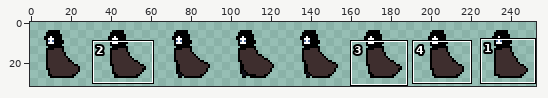
Sprite sheet, stored at godot-game/test_sprites/AssassinIdle-SheetLEFT.png. The picture above shows the old version from afar; the outline marks the close-up.
Close-up. First the earlier version:
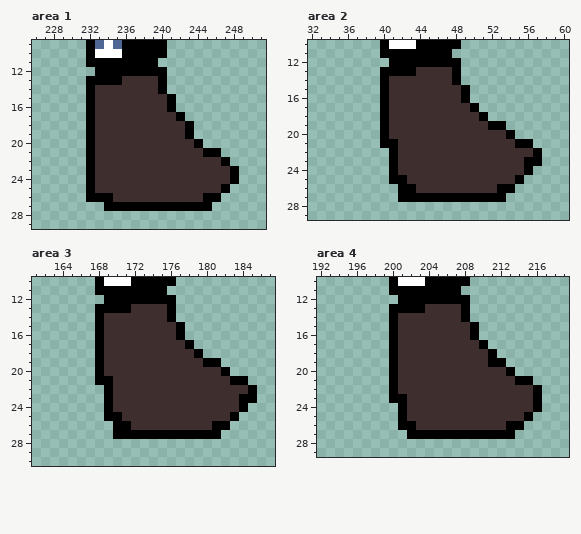
The file is 512x64 pixels, drawn in blocks of 2x2; one block is one cell here. Shown: area 1: x 226..251, y 9..29; area 2: x 32..60, y 10..29; area 3: x 161..187, y 10..30; area 4: x 192..219, y 10..29. The wide view leaves out empty margins. The commit also changed other parts of the picture, which this record leaves out.
The same view after the edit:
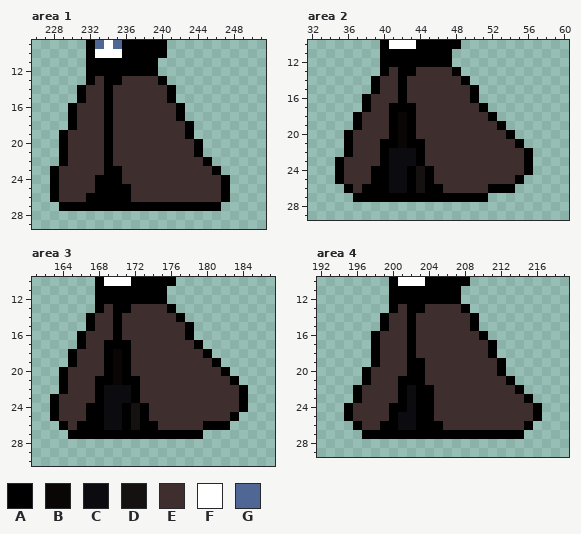
Palette (. is transparent): A #000000  B #0b0606  C #0b0b10  D #161111  E #3e2e2e  F #ffffff  G #4e6794
The edit:
Changed rows in their new state; - is an unchanged pixel.
Area 1:
first column x 228:
12 ----A-------.--------
13 -----E---------------
14 ---AE-A-----EA-------
15 ---AE-A--------------
16 --AEE-A------EA------
17 --AEE-A--------------
18 --AEE-A--------------
19 -AEEE-A--------------
20 -AEEE-A--------------
21 -AEEE-A---------A..--
22 -AEEE-A----------A..-
23 AEEEE-AA----------A..
24 AEEEEAAA-----------A.
25 AEEEEAAAA------------
26 AEEE---AA--------EEA-
27 -AAAAA------------A--
Area 2:
first column x 35:
12 -----A-------.---------
13 ------E----------------
14 ----AE-A-----EA--------
15 ----AE-A------EA-------
16 ---AEE-A------EA-------
17 ---AEEAAA------EA------
18 --AEEEABA-------EA-----
19 --AEEEABA--------E-----
20 -AEEEEABA--------------
21 -AEEE--BAA-----------.-
22 -AEEEACCCA-----------A.
23 AEEEEACCCA------------.
24 AEEEAACCADA------------
25 AEEEAACCADA------------
26 -AEAAACC-DAA-----A-----
27 --AAAAA----------..----
Area 3:
first column x 163:
12 -----A-------.---------
13 ------E----------------
14 ----AE-A-----EA--------
15 ----AE-A------EA-------
16 ---AEE-A------EA-------
17 ---AEEAAA------EA------
18 --AEEEABA-------EA-----
19 --AEEEABA--------E-----
20 -AEEEEABA--------------
21 -AEEE--BAA-----------.-
22 -AEEEACCCA-----------A.
23 AEEEEACCCA------------.
24 AEEEAACCADA------------
25 AEEEAACCADA------------
26 -AEAAACC-DAA-----A-----
27 --AAAAA----------..----
Area 4:
first column x 195:
12 -----A-------.--------
13 ------E---------------
14 ----AE-A-----EA-------
15 ----AE-A--------------
16 ---AEE-A------EA------
17 ---AEE-A-------EA-----
18 ---AEE-A--------------
19 ---AEE-AA-------E-----
20 --AEEE-AA--------A.---
21 --AEEEAAA---------A..-
22 -AEEEEACAA---------A..
23 -AEEEE-CAA----------A.
24 AEEEEA-CAA------------
25 AEEEEACCAA----------EA
26 -AEEAACCAAA-------EEA-
27 --AAAAA------------A--
